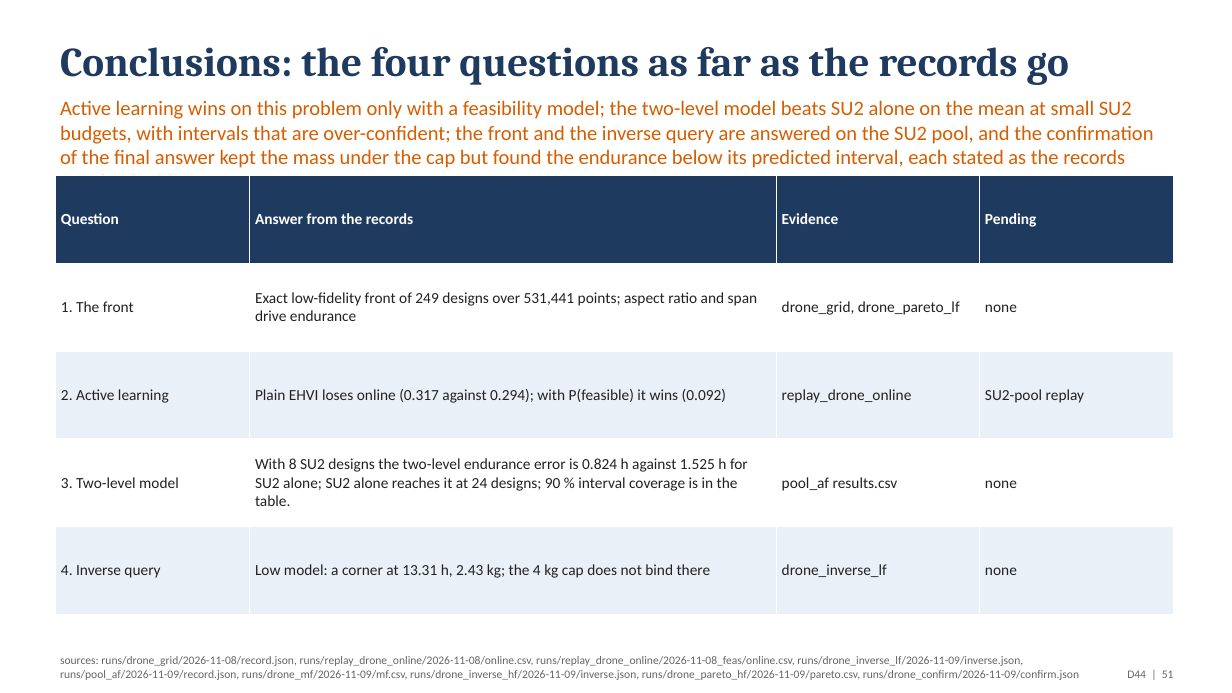
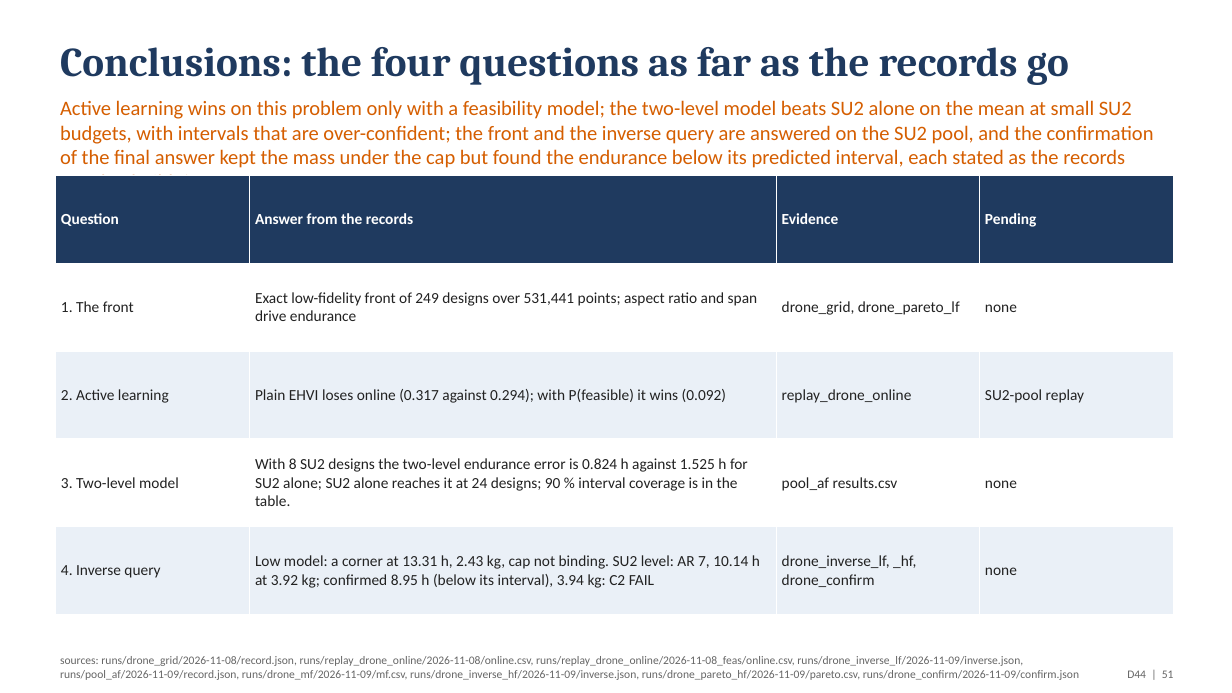
Before and after one commit to emarinhoss/ai-engineering, a slide deck: slide 51 of docs/talk/deck_drone.pptx. Drawn at 1232x693 pixels with LibreOffice and Linux fonts; fonts in the diff are those of the drawing. Boxes give left, top, right and bottom in pixels: in the first picture for what was removed or moved away, otherwise in the second. Text is boxed around its words. In the diff, an @@ line names an element or a change of style, - is before the commit and + after.

```diff
--- a/docs/talk/deck_drone.pptx
+++ b/docs/talk/deck_drone.pptx
@@ table at (55, 176, 1174, 615) @@
-row 5, column 2: Low model: a corner at 13.31 h, 2.43 kg; the 4 kg cap does not bind there
+row 5, column 2: Low model: a corner at 13.31 h, 2.43 kg, cap not binding. SU2 level: AR 7, 10.14 h at 3.92 kg; confirmed 8.95 h (below its interval), 3.94 kg: C2 FAIL
-row 5, column 3: drone_inverse_lf
+row 5, column 3: drone_inverse_lf, _hf, drone_confirm
```
Also in this commit, not shown: 4 other slides changed, 3 other files.
